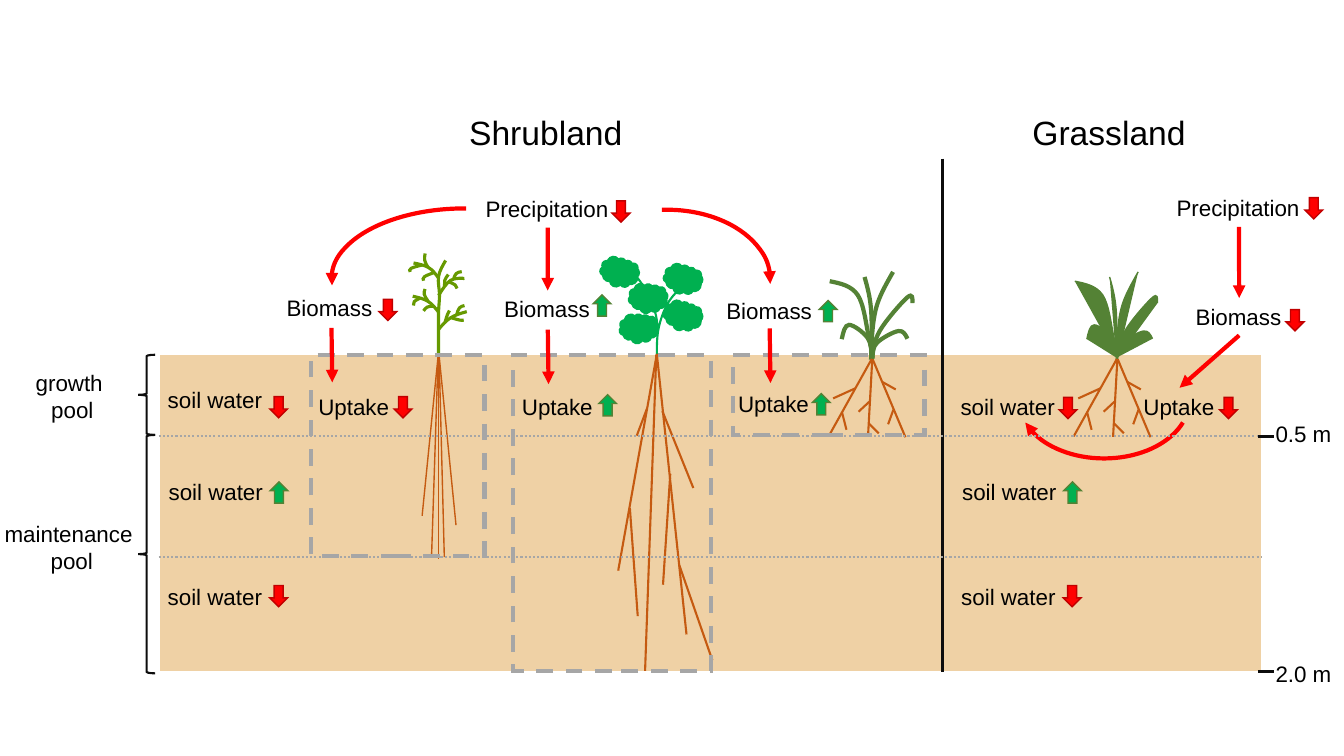
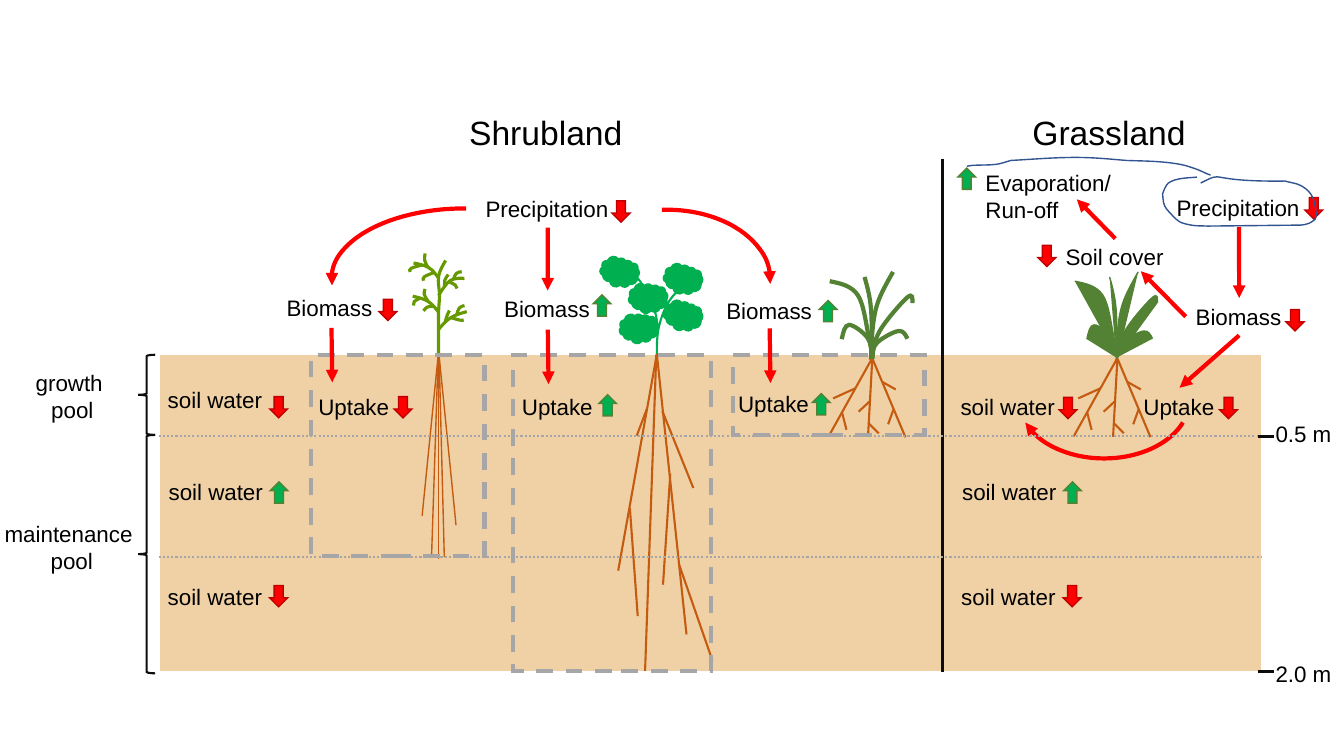
Before and after one commit to Luciana-cloud/ecohydroloma, a slide deck: slide 1 of figures/conceptual_model.pptx. Drawn at 1344x756 pixels with LibreOffice and Linux fonts; fonts in the diff are those of the drawing. Boxes give left, top, right and bottom in pixels: in the first picture for what was removed or moved away, otherwise in the second. Text is boxed around its words. In the diff, an @@ line names an element or a change of style, - is before the commit and + after.

Commit message:
Preliminary figure. Finish tomorrow

```diff
--- a/figures/conceptual_model.pptx
+++ b/figures/conceptual_model.pptx
@@ freeform shape added at box(967, 157, 1211, 175), outline #325491 1 pt @@
@@ freeform shape added at box(1163, 176, 1316, 226), outline #325491 1 pt @@
@@ group added at box(958, 168, 1186, 317): 2 texts, 2 down arrows, 2 arrows @@
+Soil cover
+Evaporation/
+Run-off
```
